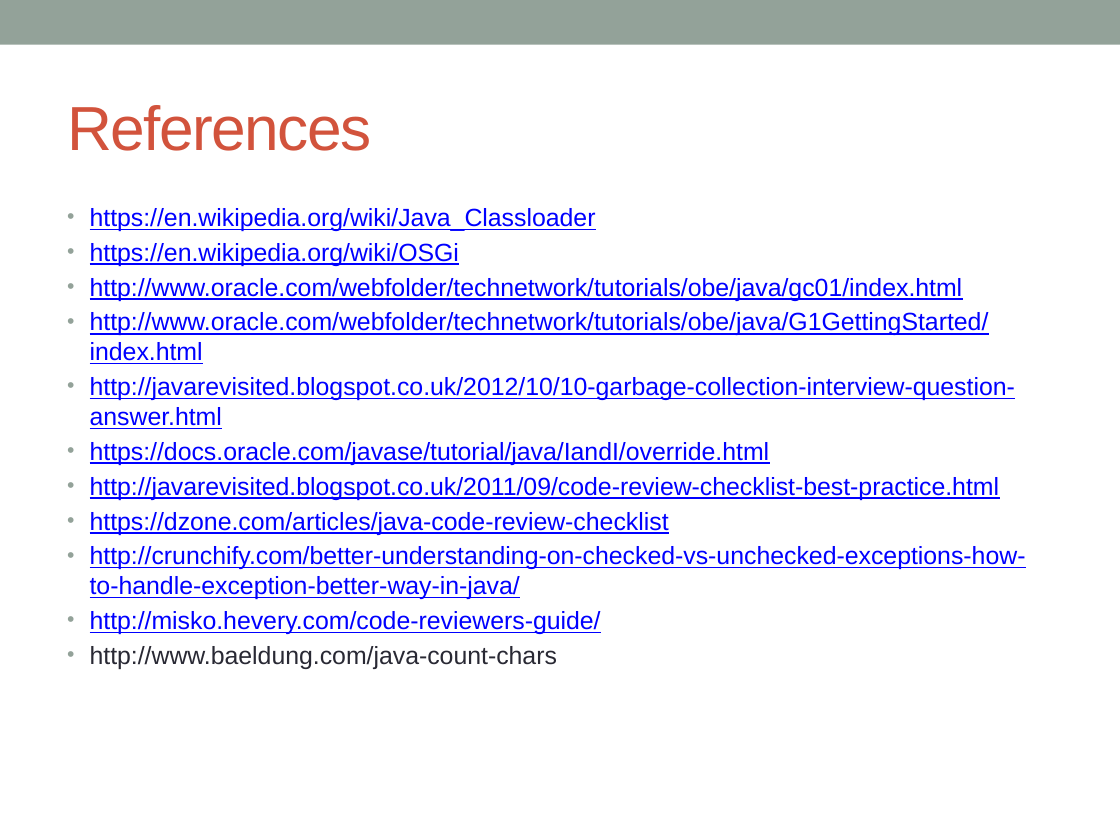
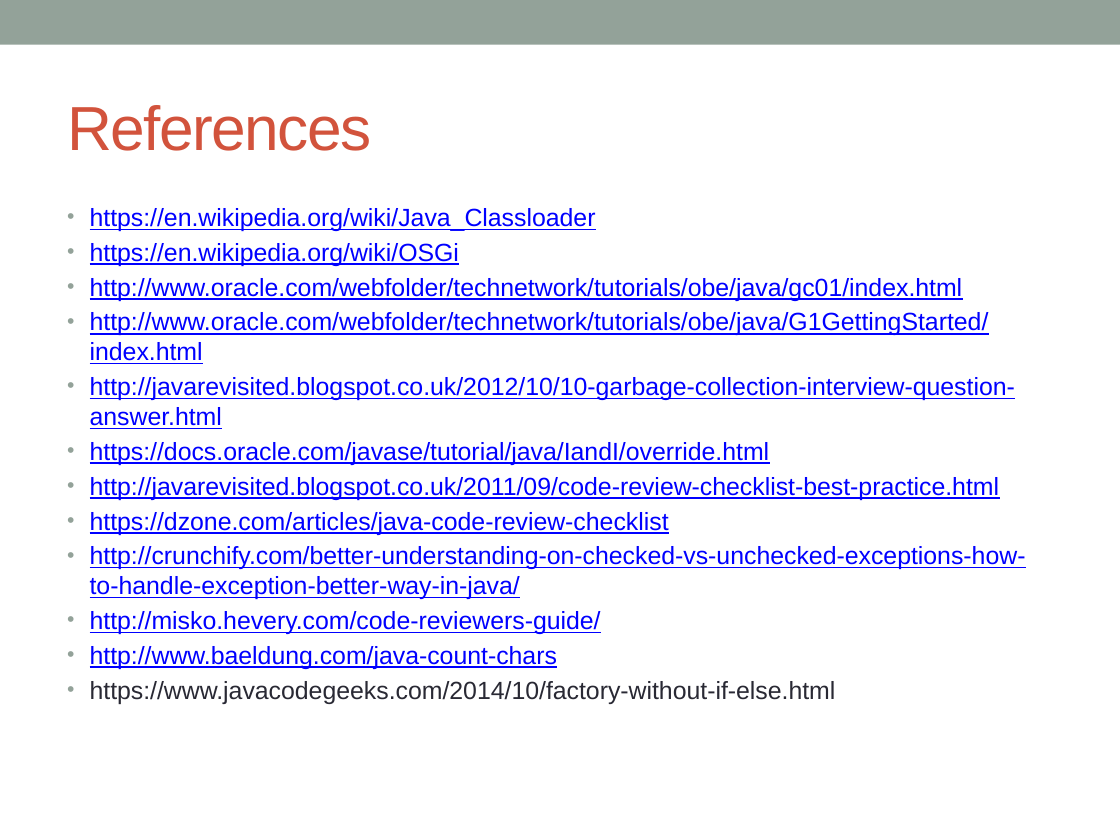
Before and after one commit to notionquest/ProjectDocumentation, a slide deck: slide 38 of CoreJava.pptx (slide 36 before the commit). Drawn at 1120x840 pixels with LibreOffice and Linux fonts; fonts in the diff are those of the drawing. Boxes give left, top, right and bottom in pixels: in the first picture for what was removed or moved away, otherwise in the second. Text is boxed around its words. In the diff, an @@ line names an element or a change of style, - is before the commit and + after.

```diff
--- a/CoreJava.pptx
+++ b/CoreJava.pptx
@@ text at (x1=90, y1=646, x2=557, y2=669): text colour #292934 to #0000FF, underline on in "http://www.baeldung.com/java-count-chars" @@
@@ text at (x1=90, y1=681, x2=836, y2=704): paragraph added @@
+• https://www.javacodegeeks.com/2014/10/factory-without-if-else.html
```
Also in this commit, not shown: 2 slides added.
